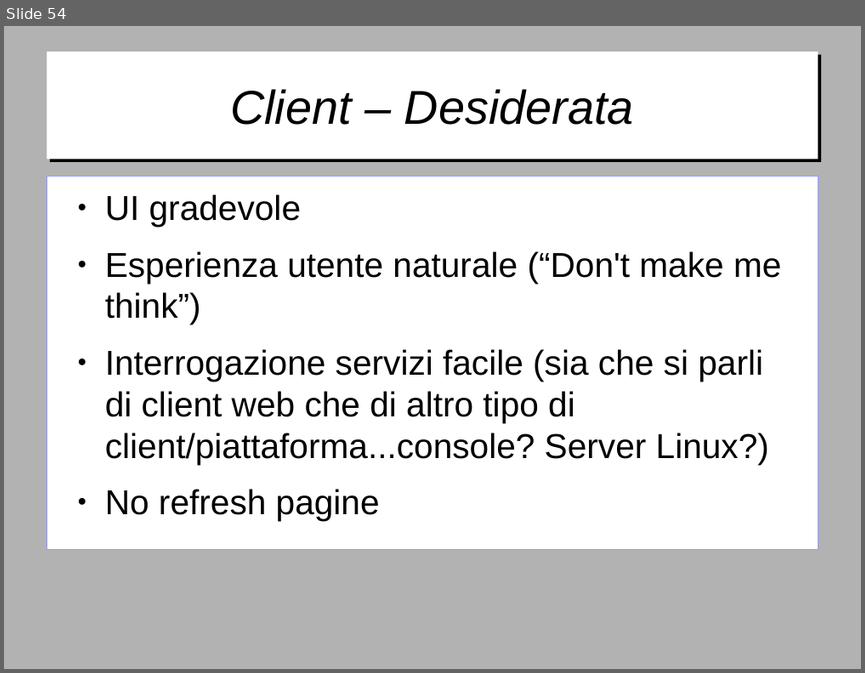
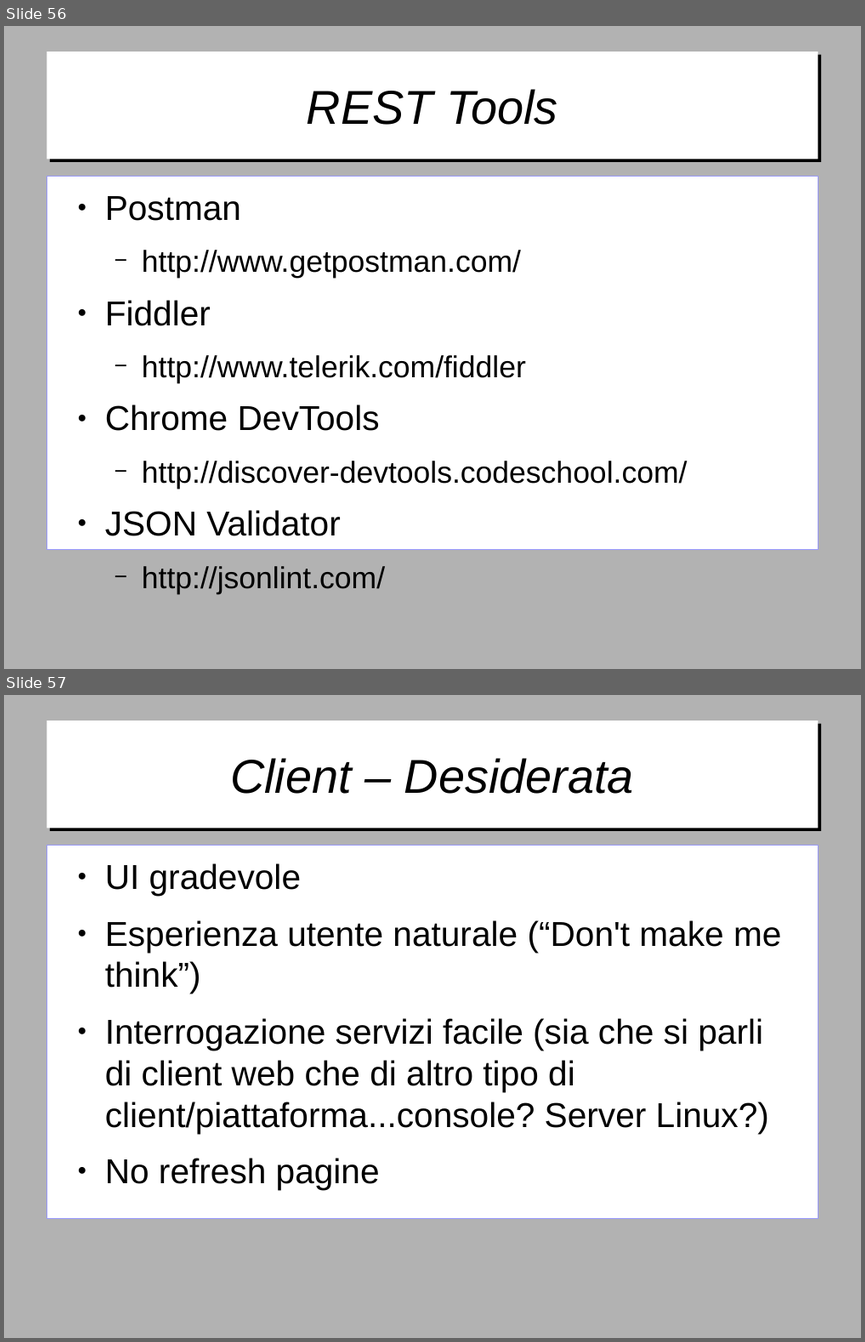
Before and after one commit to gitfer/ARXCourse, a slide deck: ARXCourse.odp. Shown one above the other, each under a label of ours: slide 54 before the commit, slides 56 and 57 after it. The pictures are 865x673 and 865x1342 pixels, drawn with LibreOffice and Linux fonts; fonts in the diff are those of the drawing; background and template pictures are left out. Boxes give left, top, right and bottom in pixels: in the first picture for what was removed or moved away, otherwise in the second. Text is boxed around its words. In the diff, an @@ line names an element or a change of style, - is before the commit and + after.

Commit message:
Aggiunto Auth, Tools e JSON

```diff
--- a/ARXCourse.odp
+++ b/ARXCourse.odp
@@ slide 56 added at (x1=4, y1=26, x2=861, y2=669), background #B2B2B2 @@
@@ title added at (x1=46, y1=52, x2=818, y2=159), fill #FFFFFF, 44 pt, text #000000, italic @@
+REST Tools
@@ text added at (x1=46, y1=176, x2=818, y2=550), fill #FFFFFF, outline #9999FF 0 pt, 28 pt, text #000000 @@
+● Postman
+  − http://www.getpostman.com/
+● Fiddler
+  − http://www.telerik.com/fiddler
+● Chrome DevTools
+  − http://discover-devtools.codeschool.com/
+● JSON Validator
+  − http://jsonlint.com/
@@ what was slide 54 is now slide 57 @@
```
Also in this commit, not shown: 2 other slides added.
